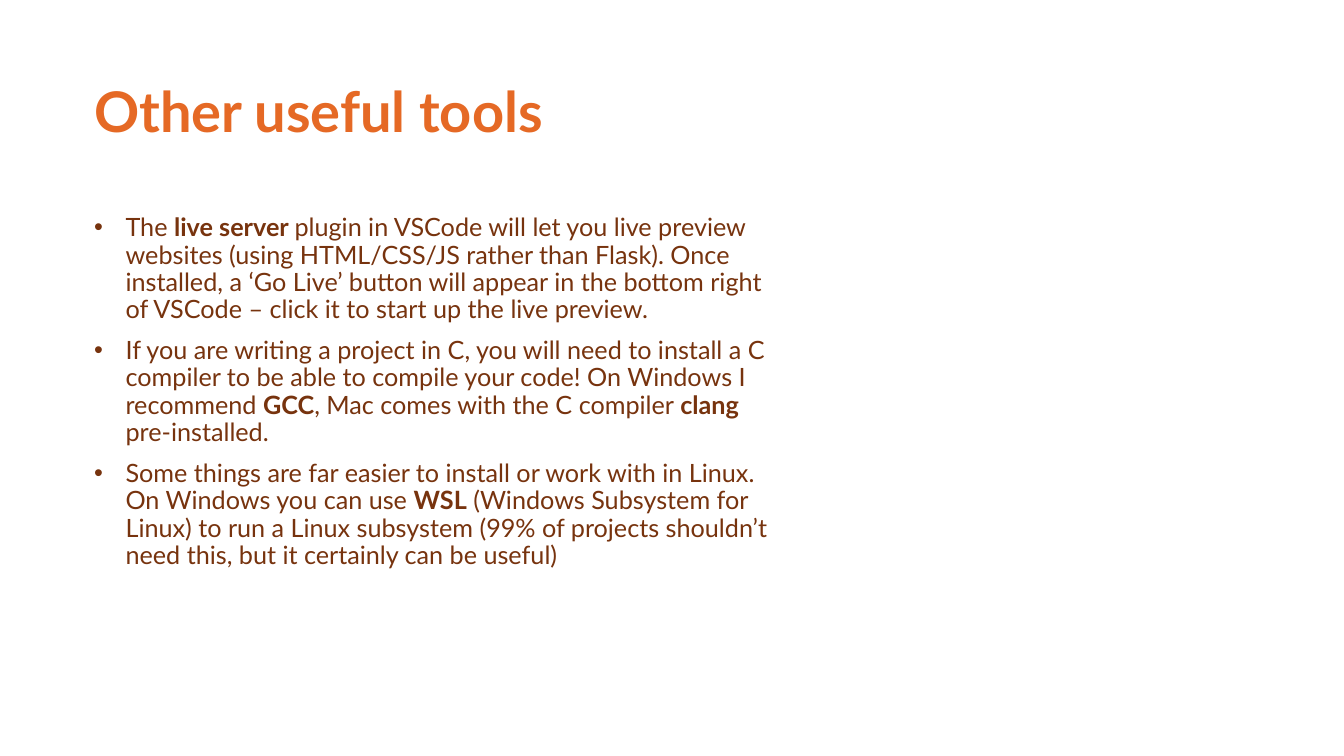
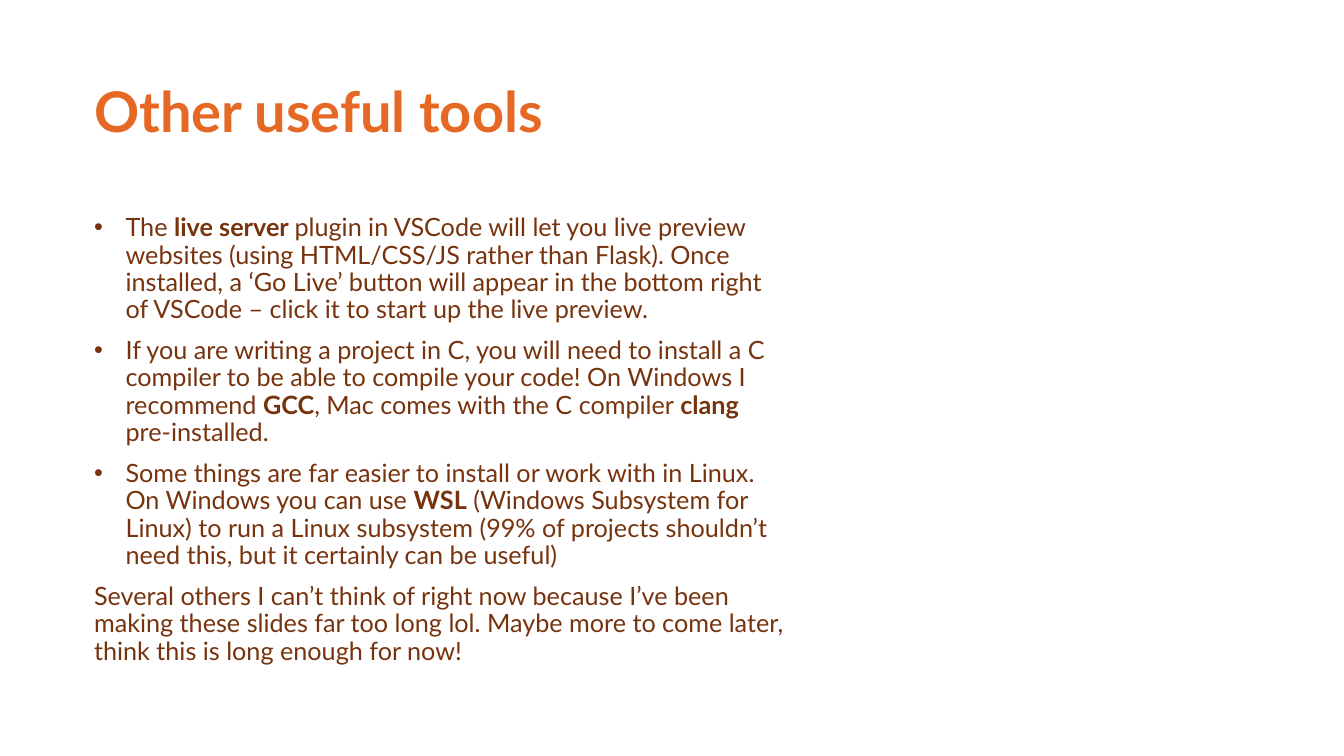
Before and after one commit to ACHolmes/CS50TF-2022F, a slide deck: slide 39 of Intro to Git.pptx. Drawn at 1344x756 pixels with LibreOffice and Linux fonts; fonts in the diff are those of the drawing; background and template pictures are left out. Boxes give left, top, right and bottom in pixels: in the first picture for what was removed or moved away, otherwise in the second. Text is boxed around its words. In the diff, an @@ line names an element or a change of style, - is before the commit and + after.

```diff
--- a/Intro to Git.pptx
+++ b/Intro to Git.pptx
@@ text at bbox=[94, 586, 783, 664]: paragraph added @@
+Several others I can’t think of right now because I’ve been making these slides far too long lol. Maybe more to come later, think this is long enough for now!
```
Also in this commit, not shown: 2 other slides changed.
